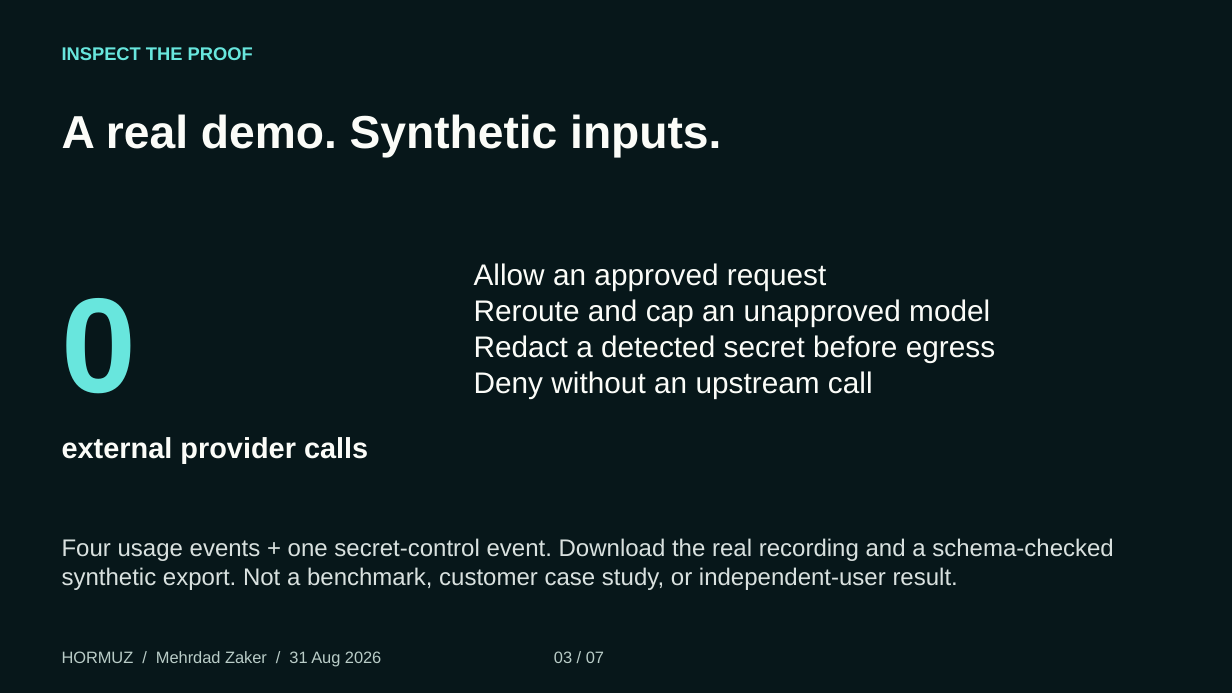
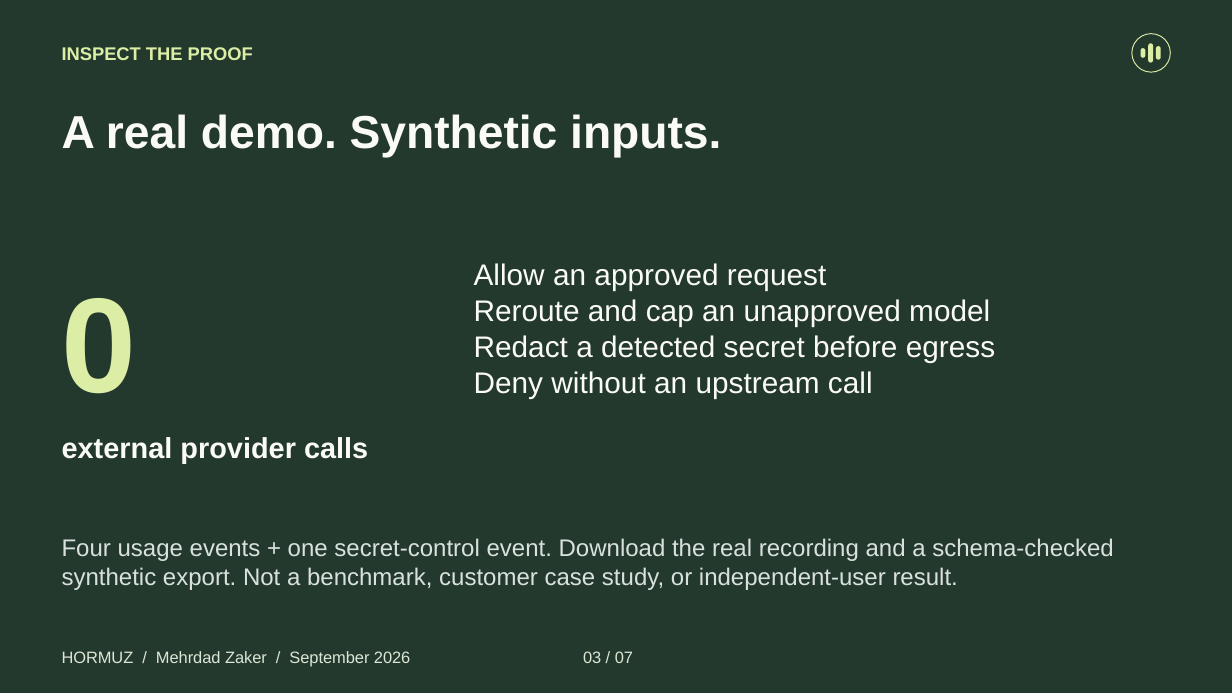
Before and after one commit to Xpounder-com/hormuz, a slide deck: slide 3 of website/public/downloads/hormuz-buyer-briefing.pptx. Drawn at 1232x693 pixels with LibreOffice and Linux fonts; fonts in the diff are those of the drawing. Boxes give left, top, right and bottom in pixels: in the first picture for what was removed or moved away, otherwise in the second. Text is boxed around its words. In the diff, an @@ line names an element or a change of style, - is before the commit and + after.

Commit message:
Build the Hormuz controlled-passage brand across the website and materials

```diff
--- a/website/public/downloads/hormuz-buyer-briefing.pptx
+++ b/website/public/downloads/hormuz-buyer-briefing.pptx
@@ background #07171A to #24392D @@
@@ text "INSPECT THE PROOF" at [62, 47, 253, 60]: text colour #68E6DD to #DCEDA6 @@
@@ ellipse added at [1132, 33, 1171, 72], outline #DCEDA6 0.75 pt @@
@@ rounded rectangle added at [1141, 48, 1145, 57], fill #DCEDA6 @@
@@ rounded rectangle added at [1149, 43, 1153, 63], fill #DCEDA6 @@
@@ rounded rectangle added at [1156, 46, 1161, 60], fill #DCEDA6 @@
@@ text "0" at [62, 298, 137, 394]: text colour #68E6DD to #DCEDA6 @@
@@ text colour #FBFCF8 to #FAFBF6 in 3 elements at [62, 114, 721, 157], [62, 437, 368, 463], [474, 263, 995, 398] @@
@@ text at [62, 651, 633, 666]: text changed; text colour #B9CCC7 to #DCE6D5 @@
-HORMUZ / Mehrdad Zaker / 31 Aug 2026 03 / 07
+HORMUZ / Mehrdad Zaker / September 2026 03 / 07
```
Also in this commit, not shown: 6 other slides changed, 32 other files.
